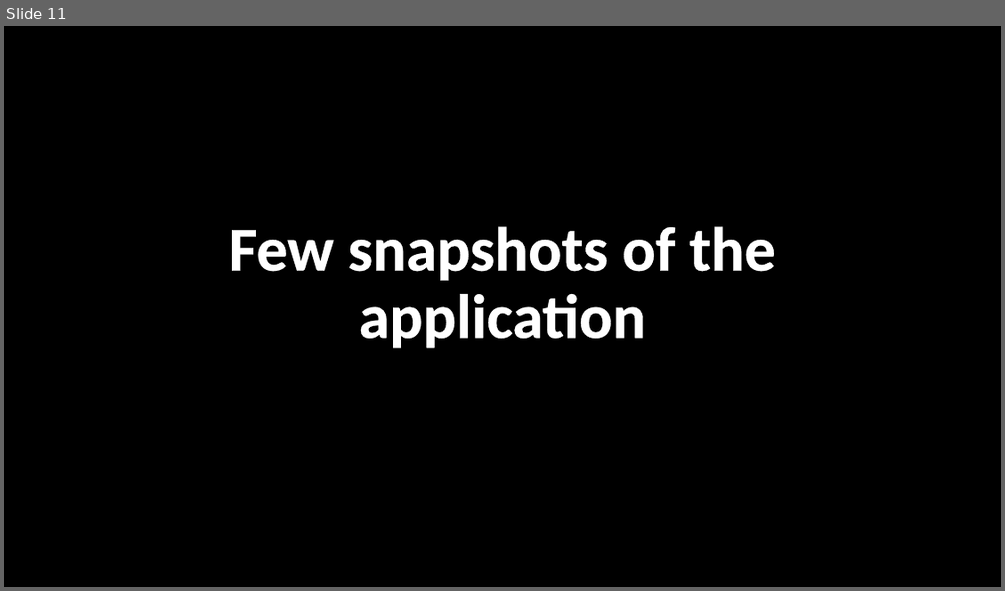
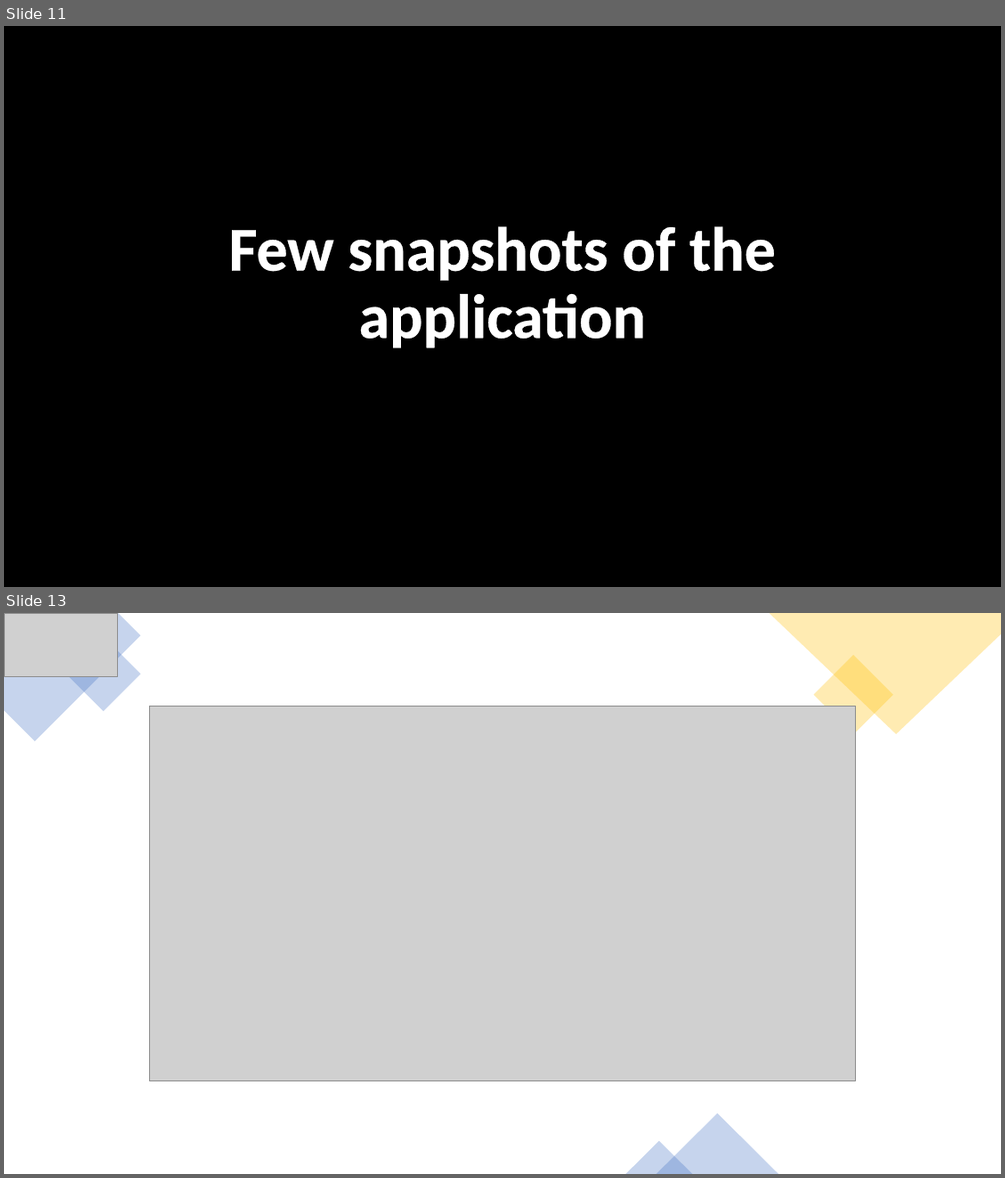
Before and after one commit to polampellys/AED_Final_Project, a slide deck: Final project presentation.pptx. Shown one above the other, each under a label of ours: slide 11 before the commit, slides 11 and 13 after it; the slides between them are not shown. The pictures are 1005x591 and 1005x1178 pixels, drawn with LibreOffice and Linux fonts; fonts in the diff are those of the drawing; grey boxes stand for pictures; background and template pictures are left out. Boxes give left, top, right and bottom in pixels: in the first picture for what was removed or moved away, otherwise in the second. Text is boxed around its words. In the diff, an @@ line names an element or a change of style, - is before the commit and + after.

```diff
--- a/Final project presentation.pptx
+++ b/Final project presentation.pptx
@@ slide 13 added at box(4, 613, 1001, 1174), background #FFFFFF @@
@@ freeform shape added at box(4, 613, 141, 741), fill #4472C4 at 30% opacity @@
@@ picture added at box(4, 613, 118, 676) @@
@@ rectangle added at box(66, 636, 141, 712), fill #4472C4 at 30% opacity @@
@@ freeform shape added at box(769, 613, 1001, 734), fill #FFC000 at 30% opacity @@
@@ rectangle added at box(813, 655, 893, 735), fill #FFC000 at 30% opacity @@
@@ picture added at box(150, 706, 855, 1080) @@
@@ triangle added at box(656, 1113, 778, 1174), fill #4472C4 at 30% opacity @@
@@ triangle added at box(626, 1141, 693, 1174), fill #4472C4 at 30% opacity @@
```
Also in this commit, not shown: 10 slides changed, 3 other slides added.
